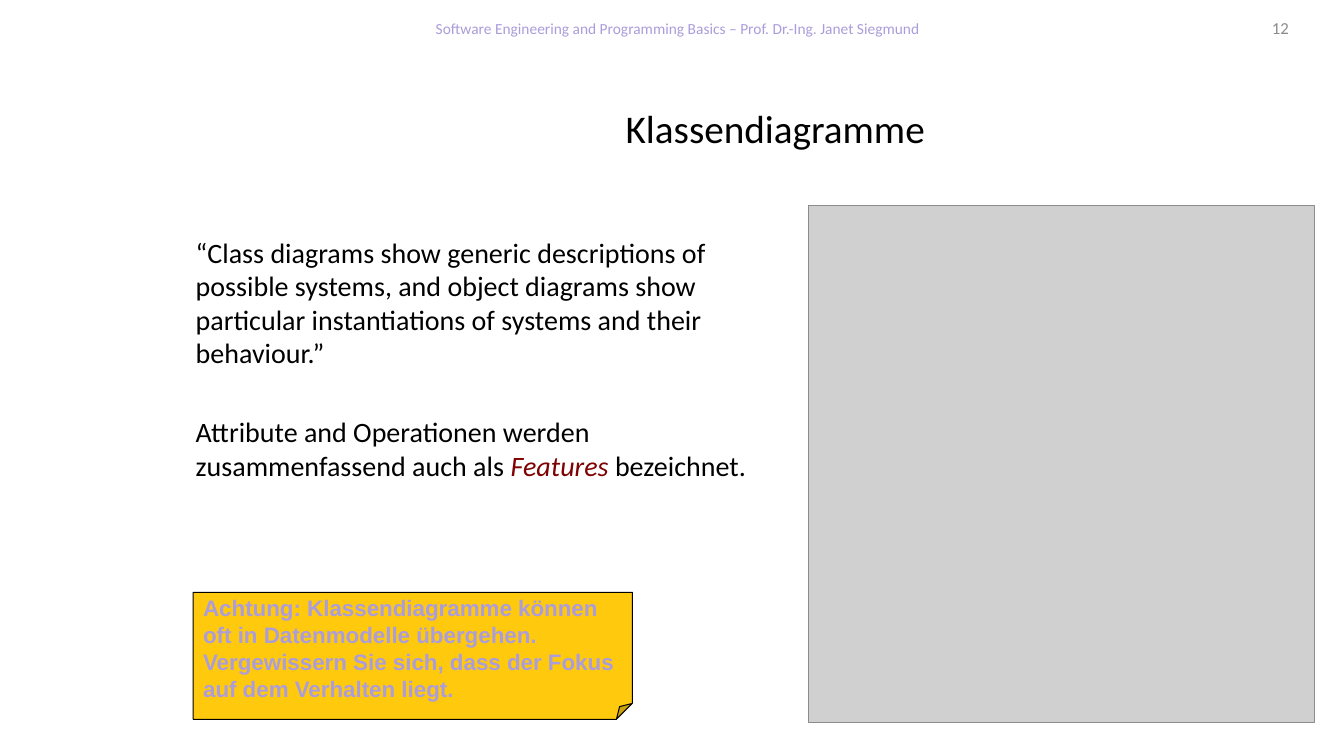
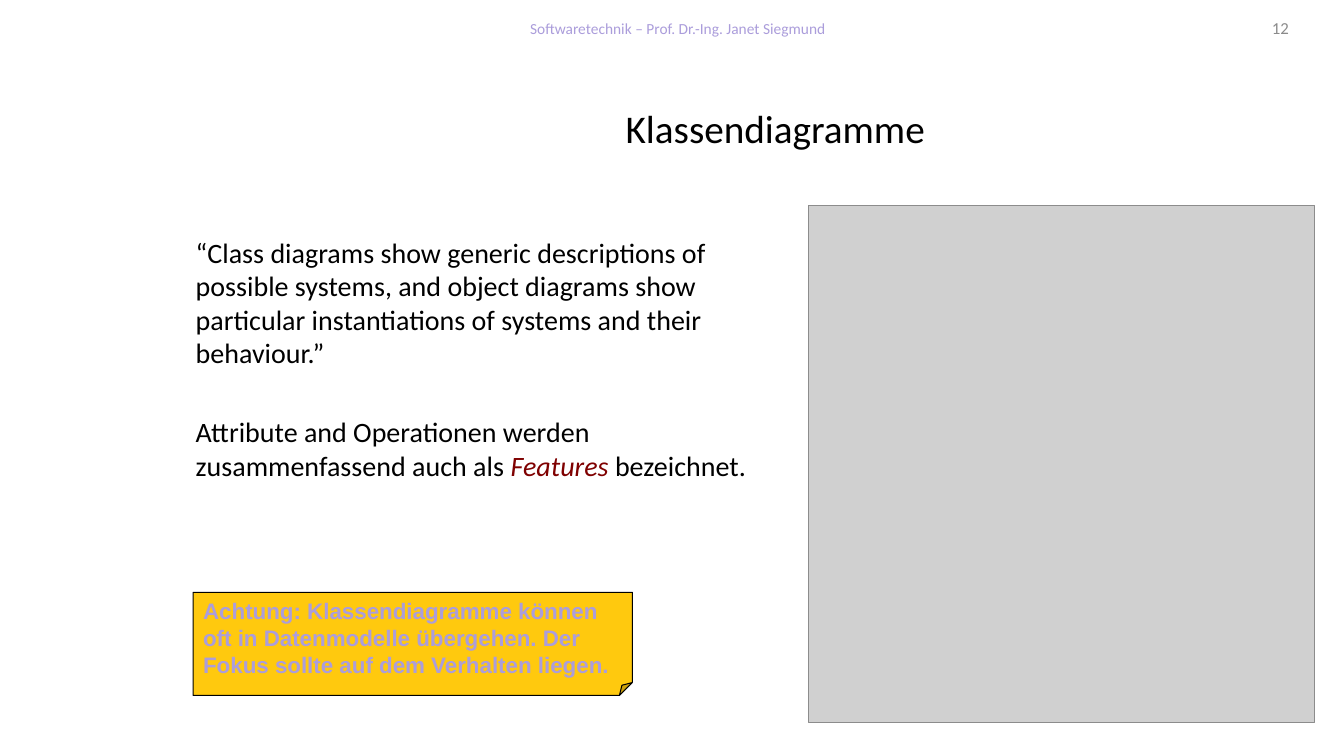
Before and after one commit to feigensp/lehre, a slide deck: slide 12 of se/slides/04_UML_Structure.pptx. Drawn at 1344x756 pixels with LibreOffice and Linux fonts; fonts in the diff are those of the drawing; grey boxes stand for pictures; background and template pictures are left out. Boxes give left, top, right and bottom in pixels: in the first picture for what was removed or moved away, otherwise in the second. Text is boxed around its words. In the diff, an @@ line names an element or a change of style, - is before the commit and + after.

```diff
--- a/se/slides/04_UML_Structure.pptx
+++ b/se/slides/04_UML_Structure.pptx
@@ text at [530,23,825,37]: text changed @@
-Software Engineering and Programming Basics – Prof. Dr.-Ing. Janet Siegmund
+Softwaretechnik – Prof. Dr.-Ing. Janet Siegmund
@@ folded corner "Achtung: Klassendiagramme können oft in ...": place and size @@
-folded corner "Achtung: Klassendiagramme können oft in ..." at [194,593,633,720]
+folded corner "Achtung: Klassendiagramme können oft in ..." at [194,593,633,696]
@@ text in folded corner at [203,602,609,678]: text changed @@
-Achtung: Klassendiagramme können oft in Datenmodelle übergehen. Vergewissern Sie sich, dass der Fokus auf dem Verhalten liegt.
+Achtung: Klassendiagramme können oft in Datenmodelle übergehen. Der Fokus sollte auf dem Verhalten liegen.
```
Also in this commit, not shown: 31 other slides changed, 28 slides added, 7 other files.
